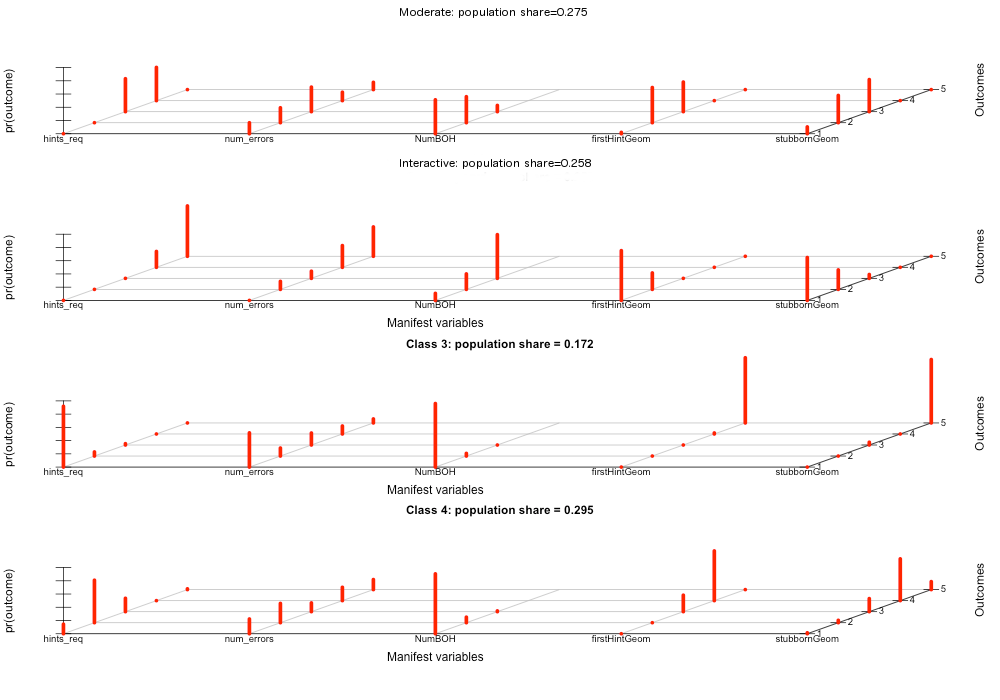
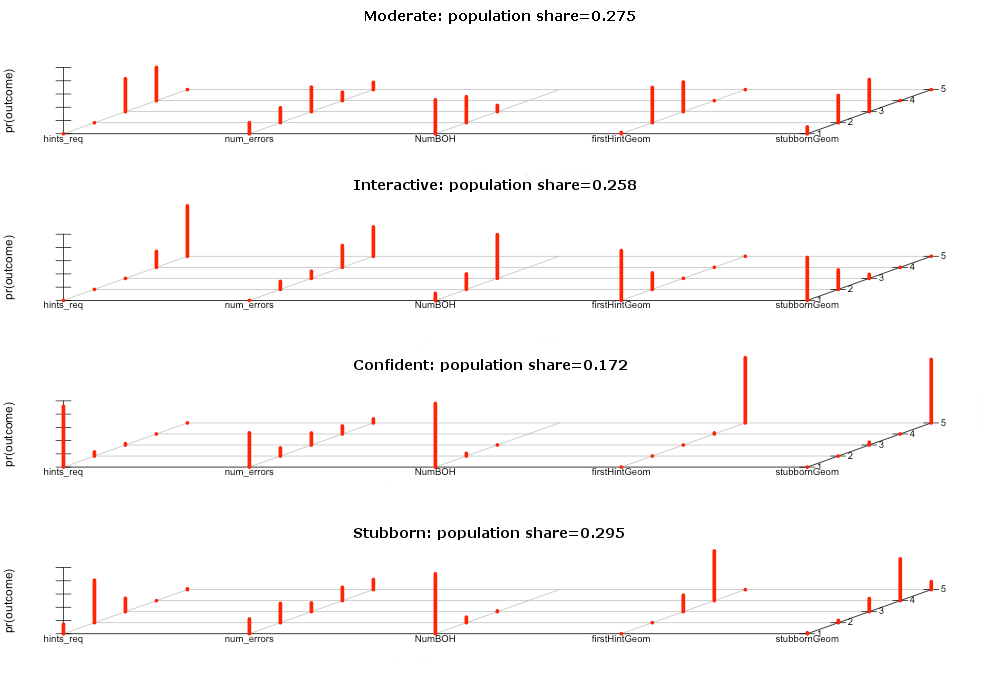
Comparing the layer stacks of the two 1000×700 images. Changes:
added layer "Stubborn: population share=0.2..." above "Confident: population share=0...." over [354, 527, 624, 540]
added layer "Confident: population share=0...." above "Interactive: population share=..." over [354, 359, 627, 372]
painted on "Interactive: population share=..." over [354, 159, 636, 192]
painted on "Moderate: population share=0.2..." over [365, 8, 635, 24]
painted on "lca-class-viz.png" over [387, 63, 984, 662]
